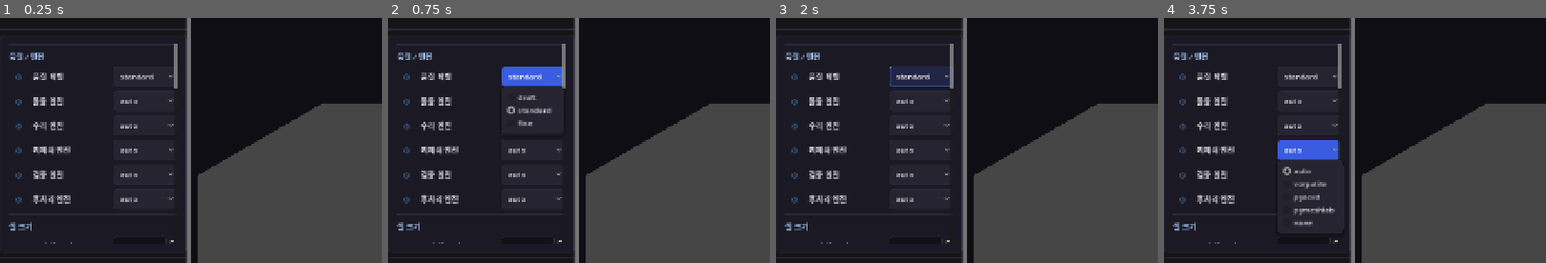
Above: before the commit, frames 1-4 (left to right).
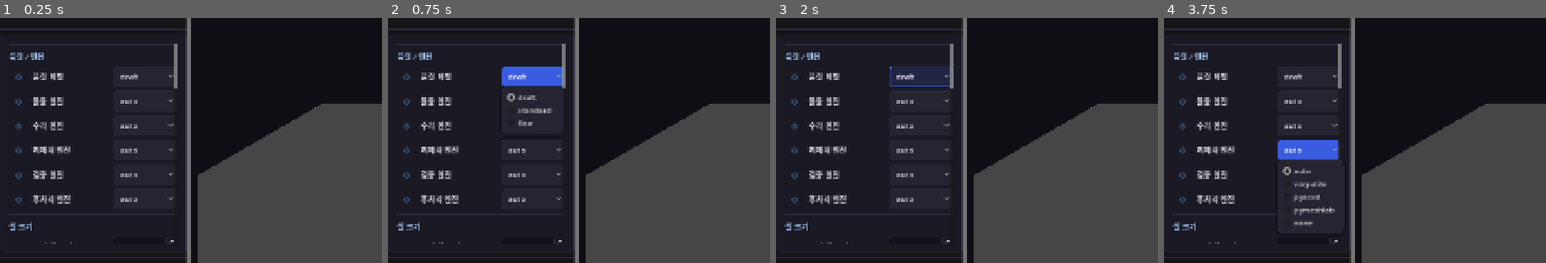
Above: after the commit, the same moments.

Repository: younglin90/AutoTessell
Game: Godot game, scene res://scenes/main.tscn
Same seed, same stepped clock (60 frames per second), same inputs: the game is played once before the commit and once after it.
Inputs (mouse positions are % of the whole screen's width and height, from its top left):
- Up to frame 1 (0.25 s): no input
- Up to frame 2 (0.75 s): click (19, 28) at 0.5 s, where only the run before the commit has a clickable "standard"
- Up to frame 3 (2 s): click (19, 28) at 1.25 s, where only the run after the commit has a clickable "draft"
- Up to frame 4 (3.75 s): click "auto" at 2 s; click "auto" at 2.75 s; click "auto" at 3.5 s
The pictures show only the part of the screen within x 0-50%, y 17-67%; the shares and areas given below are measured in that part.

The runs differ from the first frame. In frame 1, 0.1% of the frame differs, in the area x 31-41%, y 22-26%; in frame 2, 0.3%, in the area x 31-41%, y 22-39%; in frame 3, 0.2%; in frame 4, 0.1%.

Commit message:
fix: sensible GUI defaults + force NativeMeshChecker in desktop
GUI defaults:
- quality: draft (was standard)
- checker_engine: native (skip OpenFOAM)
- postprocess_engine: none (skip MMG)
- element_size: 0.05, base_cell: 0.2, base_cell_num: 20
- max_cells: 500,000 (memory safe)
- max_iterations: 1 (no retry, fast)
- tetwild_epsilon: 0.02, stop_energy: 20

60% stuck fix:
- Desktop server now uses NativeMeshChecker directly
  (was trying OpenFOAM checkMesh first → hang on Windows)
- Hausdorff computation also skipped (speed priority)
- Added logging for evaluation timing

Co-Authored-By: Claude Opus 4.6 (1M context) <noreply@anthropic.com>

Diff:
--- a/godot/scripts/params_panel.gd
+++ b/godot/scripts/params_panel.gd
@@ -12,57 +12,57 @@
 # -----------------------------------------------------------------------
 var _params := {
 	# Quality / Tier
-	"quality": "standard",
+	"quality": "draft",
 	"tier": "auto",
 
 	# Engine selection
 	"repair_engine": "auto",
 	"remesh_engine": "auto",
 	"volume_engine": "auto",
-	"checker_engine": "auto",
+	"checker_engine": "native",   # Windows: OpenFOAM 없이 동작
 	"cad_engine": "auto",
-	"postprocess_engine": "auto",
+	"postprocess_engine": "none",  # 기본: 후처리 없음 (빠름)
 
 	# Cell size
-	"element_size": 0.0,        # 0 = auto
-	"base_cell_size": 0.0,
-	"min_cell_size": 0.0,
-	"base_cell_num": 50,
+	"element_size": 0.05,       # 표면 셀 크기 [m]
+	"base_cell_size": 0.2,      # 배경 셀 크기 [m]
+	"min_cell_size": 0.01,      # 최소 셀 크기 [m]
+	"base_cell_num": 20,        # 특성길이 분할 수 (20 = 적당히 거침)
 
 	# Domain
-	"domain_upstream": 0.0,     # 0 = auto (quality-dependent)
-	"domain_downstream": 0.0,
-	"domain_lateral": 0.0,
+	"domain_upstream": 3.0,     # 업스트림 3L
+	"domain_downstream": 5.0,   # 다운스트림 5L
+	"domain_lateral": 2.0,      # 측면 2L
 	"domain_scale": 1.0,
 
 	# Memory limit
-	"max_cells": 0,             # 0 = no limit
+	"max_cells": 500000,        # 50만 셀 제한 (메모리 안전)
 
 	# Boundary Layer
-	"bl_layers": 0,             # 0 = auto (quality-dependent)
-	"bl_first_height": 0.0,
+	"bl_layers": 0,             # 0 = BL 없음 (draft)
+	"bl_first_height": 0.001,
 	"bl_growth_ratio": 1.2,
 
 	# Preprocessor
 	"no_repair": false,
 	"force_remesh": false,
-	"remesh_target_faces": 0,   # 0 = auto
+	"remesh_target_faces": 30000,
 	"allow_ai_fallback": false,
 
 	# TetWild
-	"tetwild_epsilon": 0.0,     # 0 = auto
-	"tetwild_stop_energy": 0.0,
+	"tetwild_epsilon": 0.02,    # draft 기본
+	"tetwild_stop_energy": 20.0, # draft 기본 (빠름)
 
 	# snappyHexMesh
 	"snappy_castellated_min": 1,
-	"snappy_castellated_max": 2,
+	"snappy_castellated_max": 3,
 	"snappy_snap_tolerance": 2.0,
-	"snappy_snap_iterations": 5,
+	"snappy_snap_iterations": 10,
 
 	# Output
-	"max_iterations": 3,
+	"max_iterations": 1,        # 기본 1회 (재시도 없음, 빠름)
 	"export_vtk": false,
-	"parallel": 0,              # 0 = no parallel
+	"parallel": 0,
 }
 
 # UI node references (populated in _ready)
@@ -97,7 +97,7 @@
 
 	# === Quality / Tier ===
 	_add_section(vbox, "품질 / 엔진")
-	_add_option(vbox, "quality", "품질 레벨", ["draft", "standard", "fine"], 1,
+	_add_option(vbox, "quality", "품질 레벨", ["draft", "standard", "fine"], 0,
 		"draft: TetWild로 빠른 검증 (~1초). 품질 기준이 느슨함 (non-ortho < 85°).\nstandard: Netgen/cfMesh로 엔지니어링 해석용 (~수분). non-ortho < 70°.\nfine: snappyHexMesh + BL로 최종 CFD 제출용 (~30분+). non-ortho < 65°.")
 	_add_option(vbox, "tier", "볼륨 엔진", ["auto", "tetwild", "netgen", "snappy", "cfmesh"], 0,
 		"auto: 품질 레벨에 따라 자동 선택.\ntetwild: 사면체(tet) 메쉬. 불량 표면에도 강건. Draft 기본.\nnetgen: 사면체 메쉬. CAD(STEP) 직접 지원. Standard 기본.\nsnappy: 육면체 우세(hex-dominant) + BL. 외부 유동 최적.\ncfmesh: 육면체 우세. blockMesh 불필요, 대용량 안전.")
Not shown, changed: desktop/server.py
